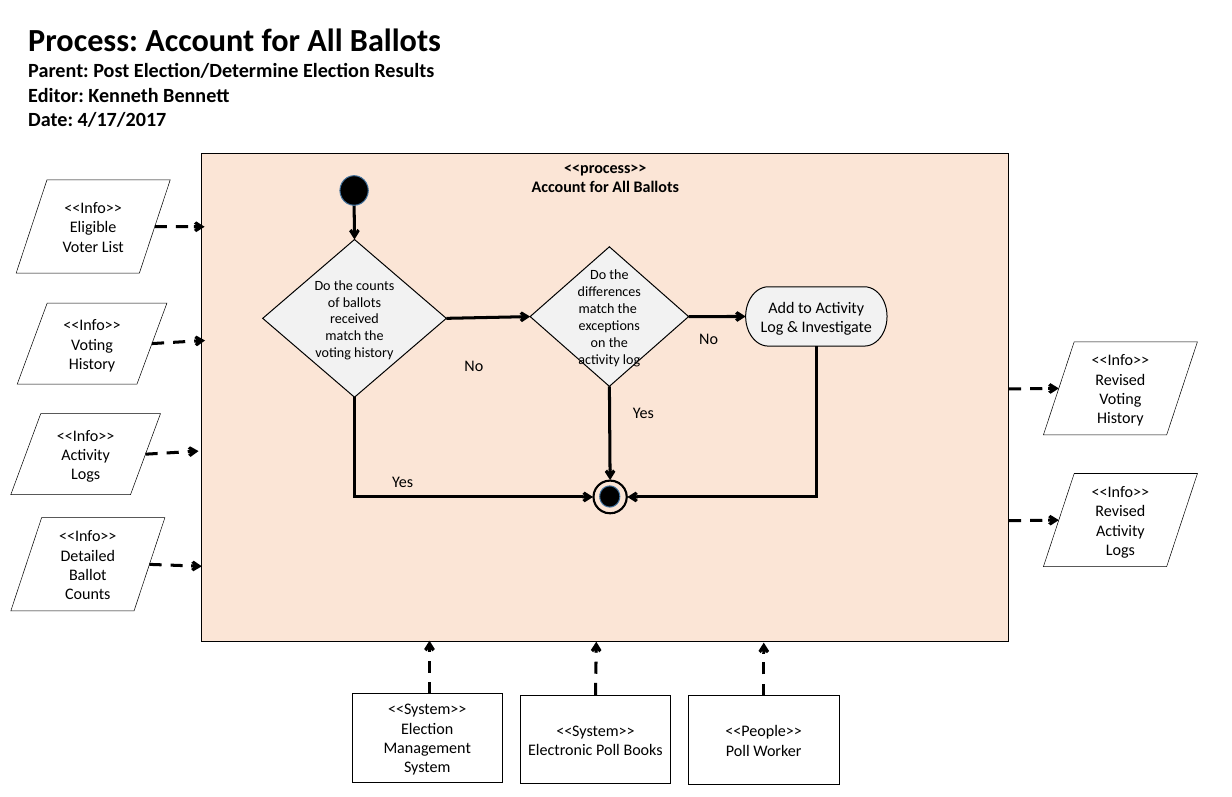
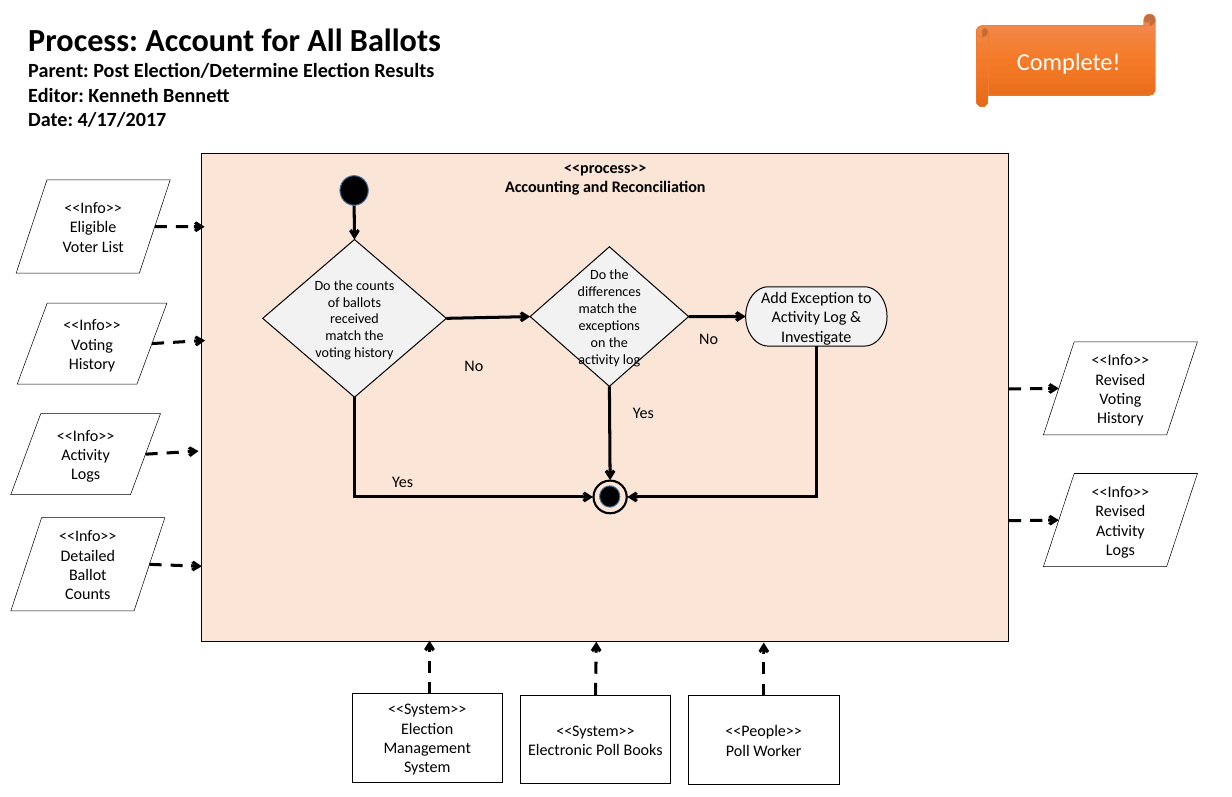
Before and after one commit to usnistgov/ElectionModeling, a slide deck: slide 37 of Election Modeling.pptx. Drawn at 1232x797 pixels with LibreOffice and Linux fonts; fonts in the diff are those of the drawing. Boxes give left, top, right and bottom in pixels: in the first picture for what was removed or moved away, otherwise in the second. Text is boxed around its words. In the diff, an @@ line names an element or a change of style, - is before the commit and + after.

```diff
--- a/Election Modeling.pptx
+++ b/Election Modeling.pptx
@@ horizontal scroll added at [976, 14, 1155, 107], fill gradient #F18C57 to #F67B28 to #E56C19, outline #ED7D31 0.5 pt, 24.2 pt, text #FFFFFF @@
+Complete!
@@ text in rectangle at [505, 180, 706, 195]: text changed @@
-Account for All Ballots
+Accounting and Reconciliation
@@ text in pill shape at [761, 291, 872, 347]: text changed @@
-Add to Activity Log & Investigate
+Add Exception to Activity Log & Investigate
```
Also in this commit, not shown: 5 other slides changed.
